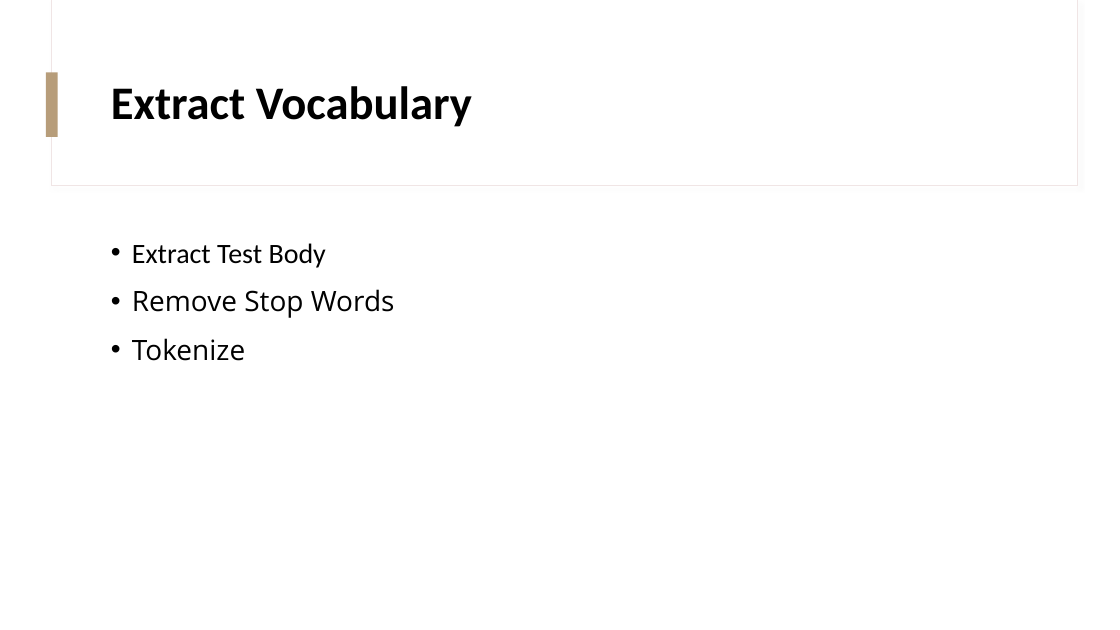
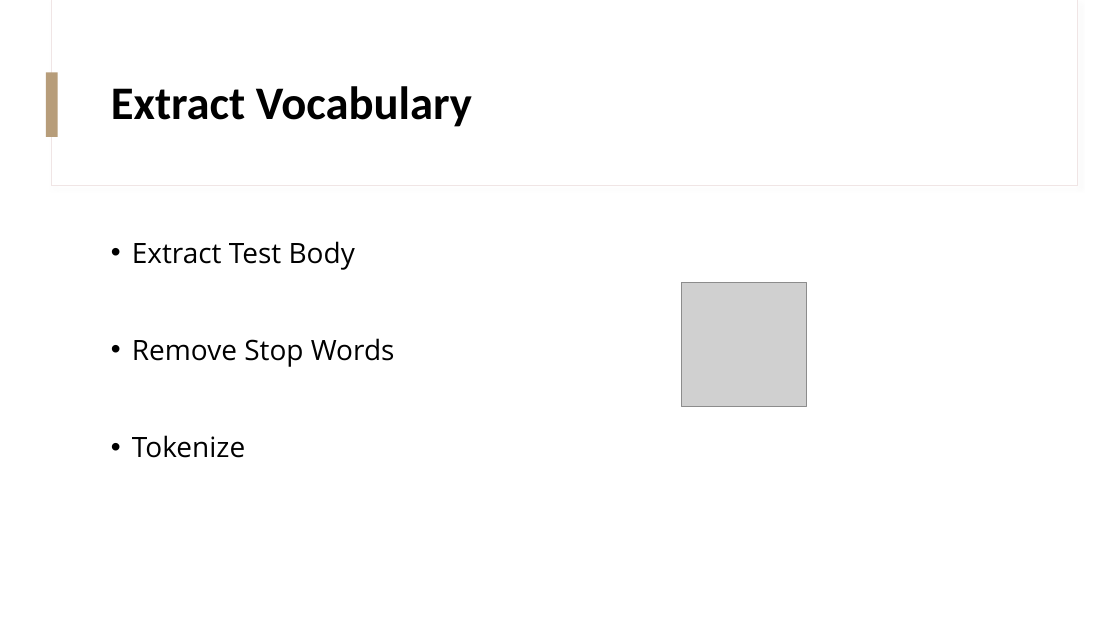
Before and after one commit to KhaledBadran/SOEN7481_Project, a slide deck: slide 5 of A Combined Approach to Detect a Flaky Tests in Python Presentation.pptx. Drawn at 1120x630 pixels with LibreOffice and Linux fonts; fonts in the diff are those of the drawing; grey boxes stand for pictures. Boxes give left, top, right and bottom in pixels: in the first picture for what was removed or moved away, otherwise in the second. Text is boxed around its words. In the diff, an @@ line names an element or a change of style, - is before the commit and + after.

```diff
--- a/A Combined Approach to Detect a Flaky Tests in Python Presentation.pptx
+++ b/A Combined Approach to Detect a Flaky Tests in Python Presentation.pptx
@@ text at (x1=132, y1=241, x2=355, y2=270): font Calibri to Open Sans in "Extract Test Body" @@
@@ picture added at (x1=681, y1=282, x2=807, y2=407) @@
```
Also in this commit, not shown: 3 other slides changed.
